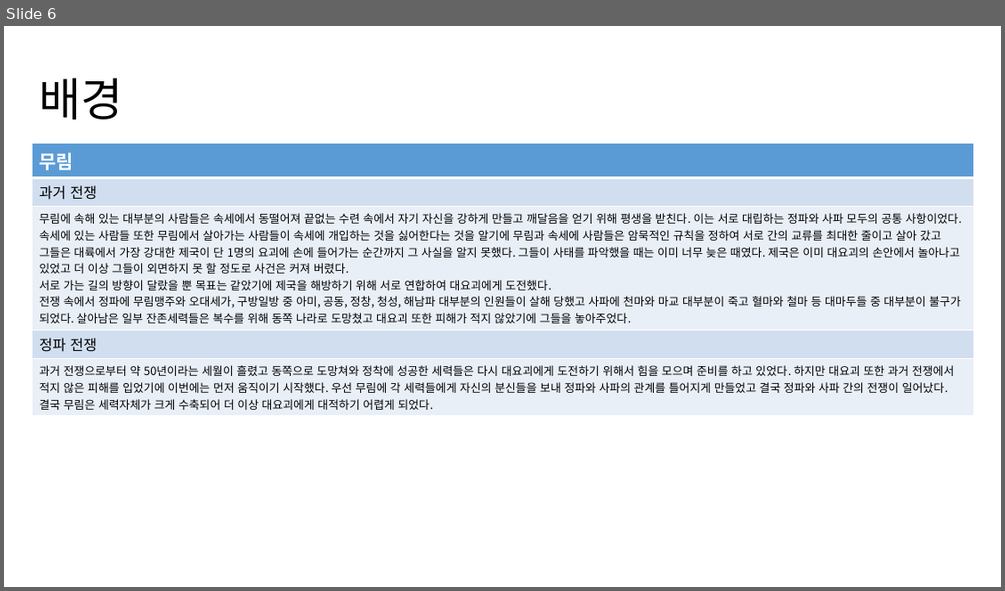
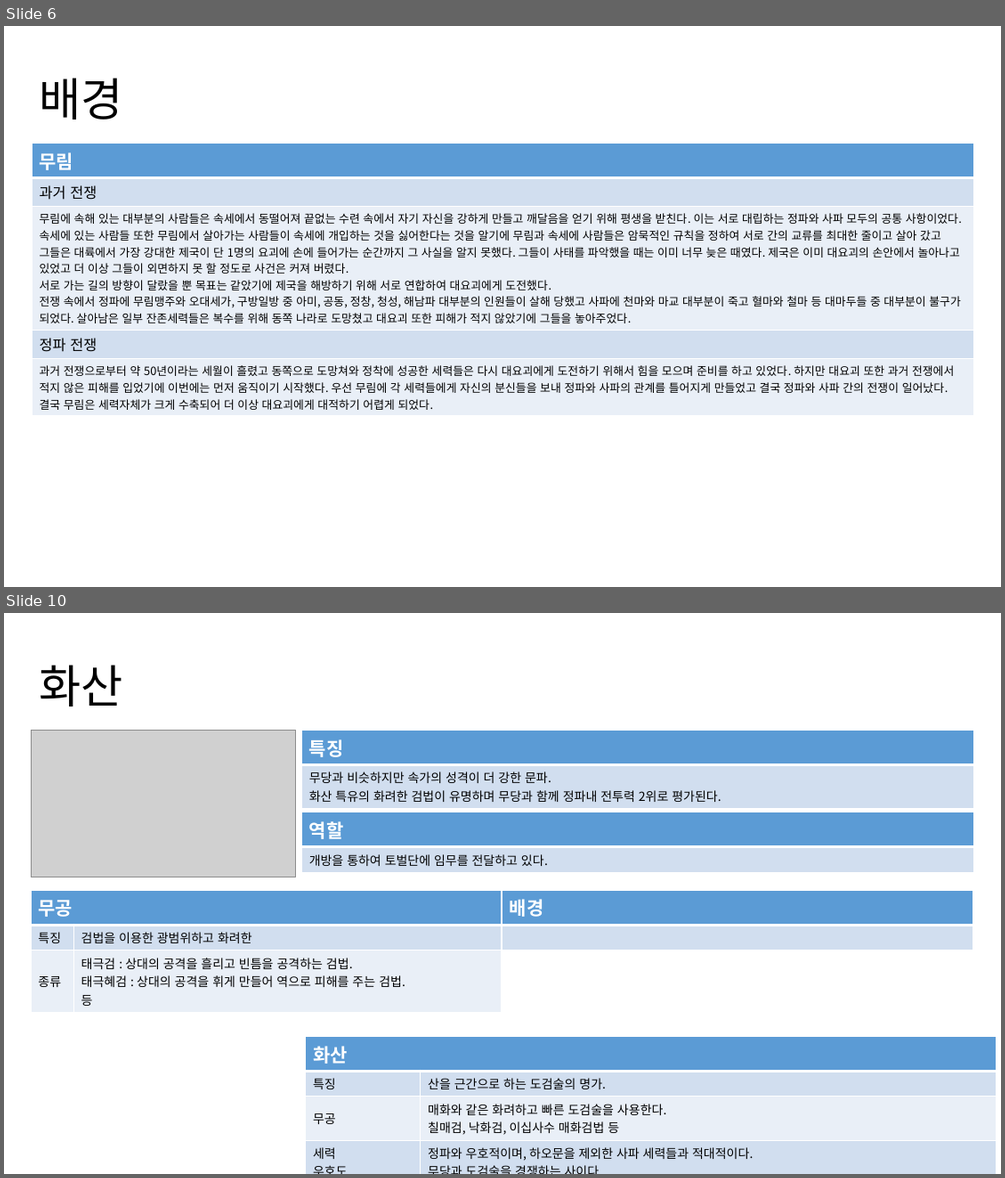
Before and after one commit to yjk0401/unityenginebasic_9th, a slide deck: 기획/세력 기획서.pptx. Shown one above the other, each under a label of ours: slide 6 before the commit, slides 6 and 10 after it; the slides between them are not shown. The pictures are 1005x591 and 1005x1178 pixels, drawn with LibreOffice and Linux fonts; fonts in the diff are those of the drawing; grey boxes stand for pictures. Boxes give left, top, right and bottom in pixels: in the first picture for what was removed or moved away, otherwise in the second. Text is boxed around its words. In the diff, an @@ line names an element or a change of style, - is before the commit and + after.

```diff
--- a/기획/세력 기획서.pptx
+++ b/기획/세력 기획서.pptx
@@ slide 10 added at (4,613,1001,1174), background #FFFFFF @@
@@ title added at (39,665,122,706), 44 pt, text #000000 @@
+화산
@@ picture added at (31,730,296,877) @@
@@ table added at (301,730,973,805), 2 rows, 1 columns @@
+특징
+무당과 비슷하지만 속가의 성격이 더 강한 문파. / 화산 특유의 화려한 검법이 유명하며 무당과 함께 정파내 전투력 2위로 평가된다.
@@ table added at (301,812,973,869), 2 rows, 1 columns @@
+역할
+개방을 통하여 토벌단에 임무를 전달하고 있다.
@@ table added at (31,891,502,1009), 3 rows, 2 columns @@
+무공 | 
+특징 | 검법을 이용한 광범위하고 화려한
+종류 | 태극검 : 상대의 공격을 흘리고 빈틈을 공격하는 검법. / 태극혜검 : 상대의 공격을 휘게 만들어 역으로 피해를 주는 검법. / 등
@@ table added at (502,891,972,943), 2 rows, 1 columns @@
+배경
+
@@ table added at (306,1037,996,1174), 4 rows, 2 columns @@
+화산 | 
+특징 | 산을 근간으로 하는 도검술의 명가.
+무공 | 매화와 같은 화려하고 빠른 도검술을 사용한다. / 칠매검, 낙화검, 이십사수 매화검법 등
+세력 / 우호도 | 정파와 우호적이며, 하오문을 제외한 사파 세력들과 적대적이다. / 무당과 도검술을 경쟁하는 사이다.
```
Also in this commit, not shown: 4 slides changed, 7 other slides added, 1 slide removed, 1 other file.
